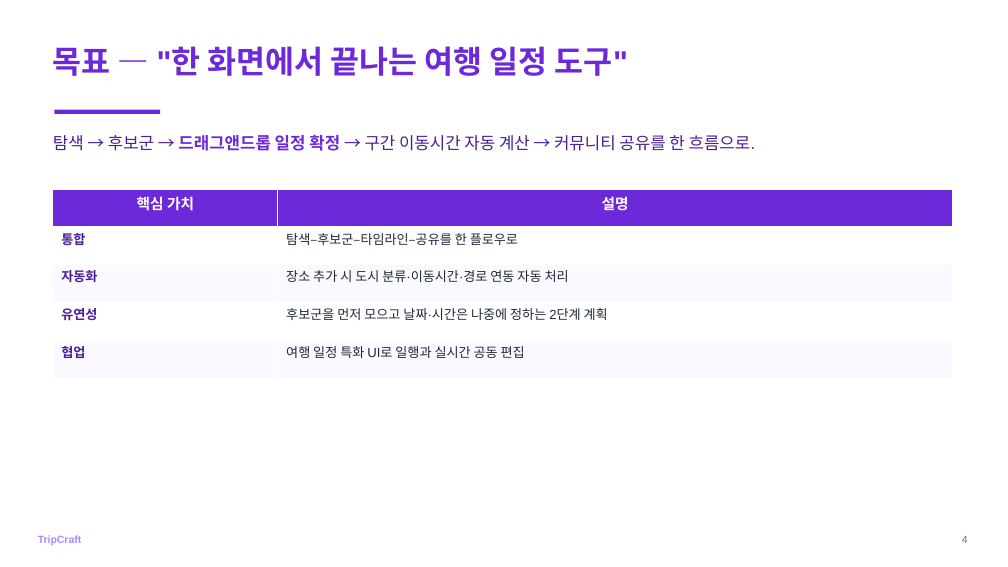
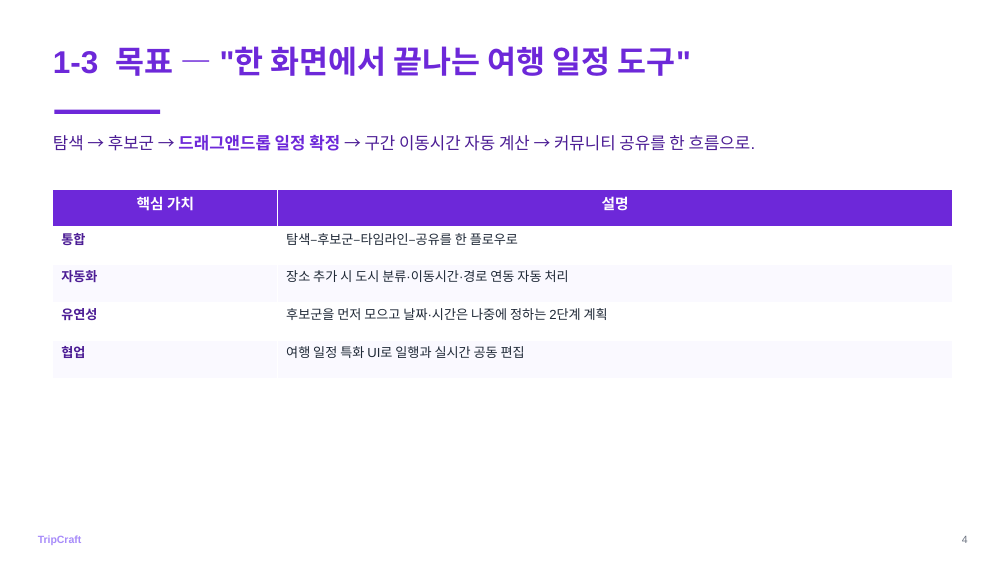
Before and after one commit to DreamingGenie/TripCraft, a slide deck: slide 6 of docs/06_submission/ppt/발표.pptx. Drawn at 1008x567 pixels with LibreOffice and Linux fonts; fonts in the diff are those of the drawing. Boxes give left, top, right and bottom in pixels: in the first picture for what was removed or moved away, otherwise in the second. Text is boxed around its words. In the diff, an @@ line names an element or a change of style, - is before the commit and + after.

```diff
--- a/docs/06_submission/ppt/발표.pptx
+++ b/docs/06_submission/ppt/발표.pptx
@@ text at box(53, 46, 691, 76): text changed @@
-목표 — "한 화면에서 끝나는 여행 일정 도구"
+1-3 목표 — "한 화면에서 끝나는 여행 일정 도구"
```
Also in this commit, not shown: 40 other slides changed, 9 slides added, 2 other files.
